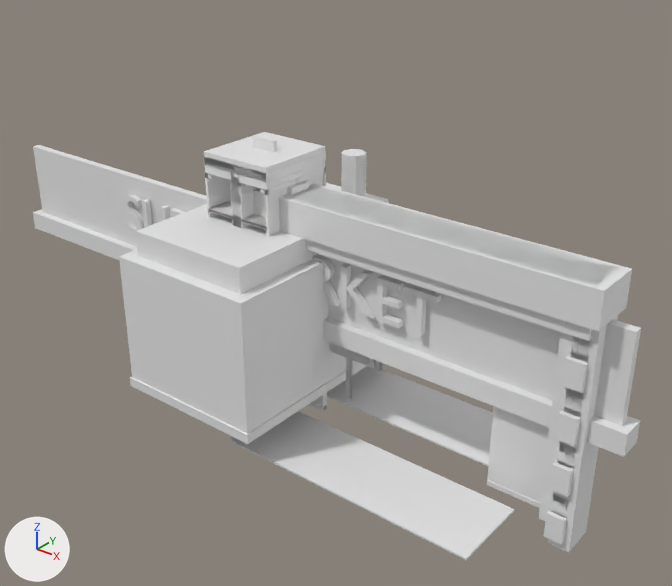
Before and after pictures for a commit that changed the FBX model Assets/StoreManager/Resources/Models/Fixtures.fbx.
Rendered twice from a 50 mm lens placed at (6.99, -7.46, 5.07), pointed at (0.78, 0.3, 0.25). Arrows for +X, +Y and +Z are at lower left; the lights stay in place. The first picture is the older version. Where no turn or scale is listed for an object, it has been applied to the vertices. Vertices at exactly the same position are counted once.

Objects in the first picture: 'DockDoor', 'Entrance', 'Fridge', 'Oven', 'Sign_household', 'StoreSign' and 4 more.
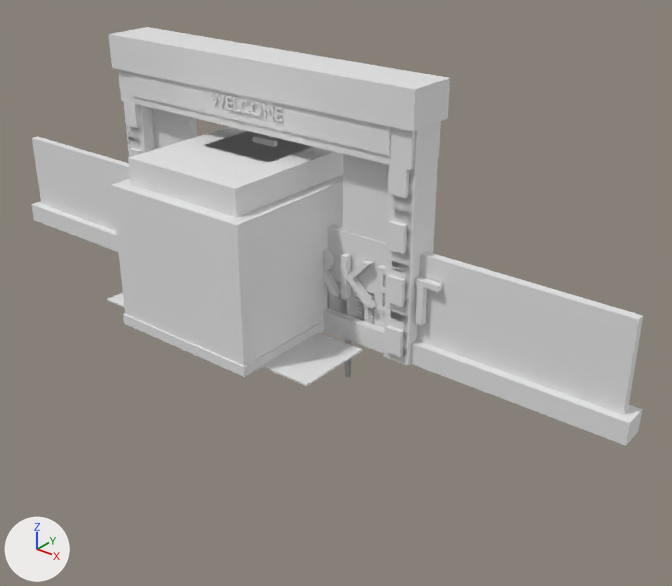
Boxes (x1, y1, x2, y2) around the edits, measured in the pictures (672 x 586 px):
```json
{"object": "Oven", "change": "moved", "before": [119, 149, 388, 444], "after": [111, 127, 343, 377]}
{"object": "Entrance", "change": "moved", "before": [229, 185, 619, 560], "after": [107, 69, 441, 386]}
{"object": "StoreSign", "change": "moved", "before": [33, 145, 641, 457], "after": [32, 136, 643, 446]}
{"object": "DockDoor", "change": "moved", "before": [253, 183, 632, 552], "after": [108, 27, 450, 365]}
{"object": "Fridge", "change": "moved", "before": [204, 132, 326, 237], "after": [205, 133, 306, 161]}
{"object": "DeliBack", "change": "moved", "after": [206, 131, 313, 162], "on screen": "not visible before"}
```

Scene script edits in JSON lines:
```json
{"block": "me_deliback", "where": "# used by ob_deliback; location = (0.0, 0.0, 0.0)"}
{"op": "remove", "block": "me_deliback", "code": "me_deliback.from_pydata(...)  # 48 vertices, 36 faces; spans x -0.5..0.5, y -0.5..0.45, z -1.0..1.0"}
{"op": "add", "block": "me_deliback", "code": "me_deliback.from_pydata(...)  # 48 vertices, 36 faces; spans x -0.5..0.5, y -0.5..0.45, z 0.0..2.0"}
{"block": "me_deliback", "change": "me_deliback part 2: the whole mesh is moved by (0.0, 0.0, 1.0)"}
{"block": "me_fridge", "where": "# used by ob_fridge; location = (0.0, 0.0, 0.0)"}
{"op": "remove", "block": "me_fridge", "code": "me_fridge.from_pydata(...)  # 328 vertices, 252 faces; spans x -0.49..0.49, y -0.5..0.5, z -0.06..1.94"}
{"op": "add", "block": "me_fridge", "code": "me_fridge.from_pydata(...)  # 328 vertices, 252 faces; spans x -0.49..0.49, y -0.5..0.5, z 0.0..2.0"}
{"block": "me_fridge", "change": "me_fridge part 4: the whole mesh is moved by (0.0, 0.0, 0.06)"}
{"block": "me_oven", "where": "# used by ob_oven; location = (0.0, 0.0, 0.0)"}
{"op": "remove", "block": "me_oven", "code": "me_oven.from_pydata(...)  # 208 vertices, 154 faces; spans x -1.04..0.97, y -1.47..1.47, z -0.85..1.75"}
{"op": "add", "block": "me_oven", "code": "me_oven.from_pydata(...)  # 208 vertices, 154 faces; spans x -1.04..0.97, y -1.47..1.47, z 0.0..2.6"}
{"block": "me_oven", "change": "me_oven part 3: the whole mesh is moved by (0.0, 0.0, 0.85)"}
{"block": "me_storesign", "where": "# used by ob_storesign; location = (0.0, 0.0, 0.0)"}
{"op": "remove", "block": "me_storesign", "code": "me_storesign.from_pydata(...)  # 1042 vertices, 1523 faces; spans x -4.6..4.6, y -0.15..0.15, z -0.13..1.12"}
{"op": "add", "block": "me_storesign", "code": "me_storesign.from_pydata(...)  # 1042 vertices, 1523 faces; spans x -4.6..4.6, y -0.15..0.15, z 0.0..1.25"}
{"block": "me_storesign", "change": "me_storesign part 6: the whole mesh is moved by (0.0, 0.0, 0.12)"}
{"block": "me_dockdoor", "where": "# used by ob_dockdoor; location = (0.0, 0.0, 0.0)"}
{"op": "remove", "block": "me_dockdoor", "code": "me_dockdoor.from_pydata(...)  # 108 vertices, 78 faces; spans x -0.15..4.25, y -0.3..0.3, z -1.45..1.55"}
{"op": "add", "block": "me_dockdoor", "code": "me_dockdoor.from_pydata(...)  # 108 vertices, 78 faces; spans x -2.2..2.2, y -0.3..0.3, z 0.0..3.0"}
{"block": "me_dockdoor", "change": "me_dockdoor part 1: the whole mesh is moved by (-2.05, 0.0, 1.45)"}
{"block": "me_entrance", "where": "# used by ob_entrance; location = (0.0, 0.0, 0.0)"}
{"op": "remove", "block": "me_entrance", "code": "me_entrance.from_pydata(...)  # 600 vertices, 804 faces; spans x -0.15..4.15, y -1.2..1.2, z -1.2..1.55"}
{"op": "add", "block": "me_entrance", "code": "me_entrance.from_pydata(...)  # 600 vertices, 804 faces; spans x -2.15..2.15, y -1.2..1.2, z 0.0..2.75"}
{"block": "me_entrance", "change": "me_entrance part 5: the whole mesh is moved by (-2.0, 0.0, 1.2)"}
```
